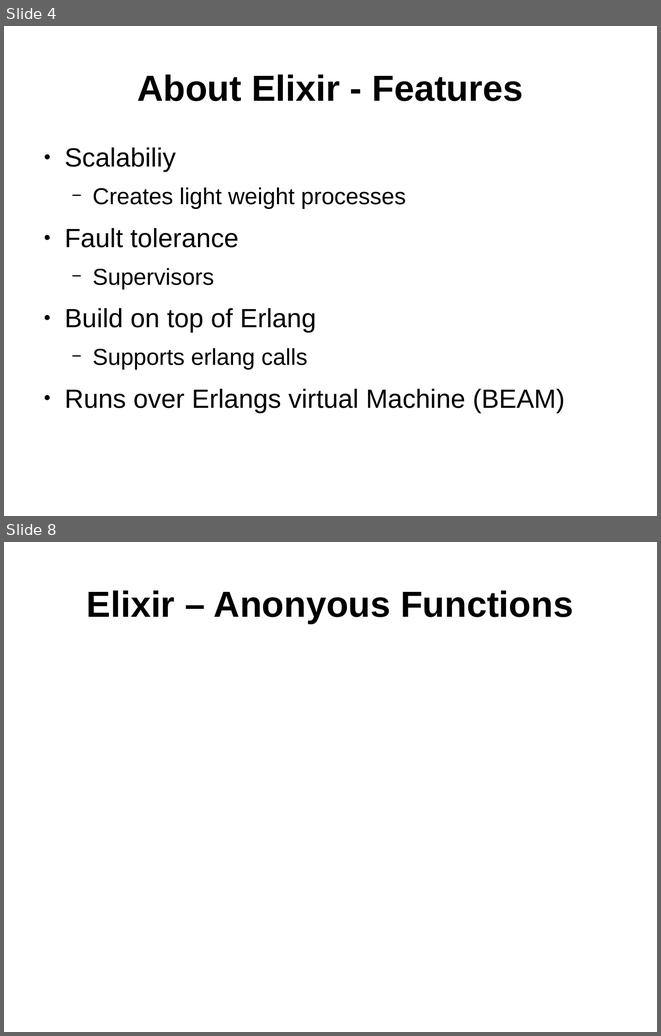
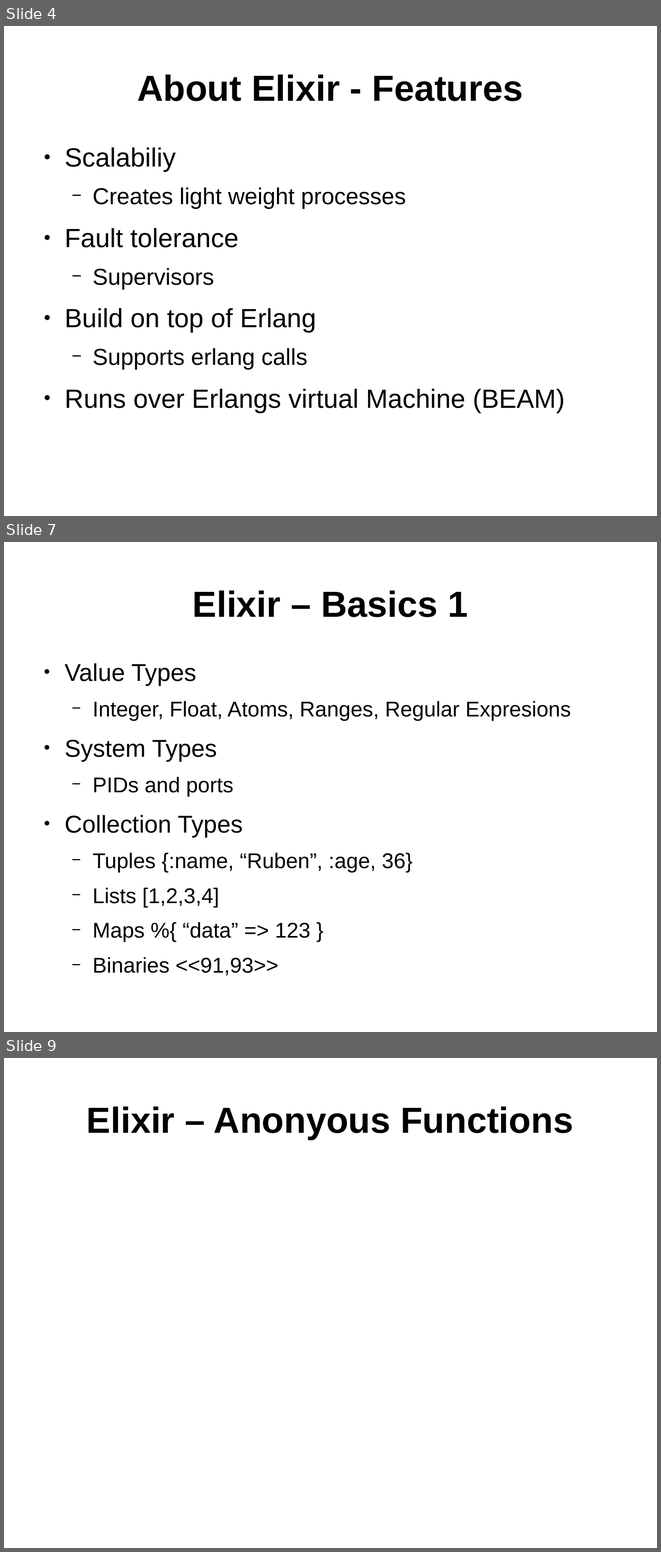
Before and after one commit to ramortegui/talks, a slide deck: elixir-basics.odp. Shown one above the other, each under a label of ours: slides 4 and 8 before the commit, slides 4, 7 and 9 after it; the slides between them are not shown. The pictures are 661x1036 and 661x1552 pixels, drawn with LibreOffice and Linux fonts; fonts in the diff are those of the drawing. Boxes give left, top, right and bottom in pixels: in the first picture for what was removed or moved away, otherwise in the second. Text is boxed around its words. In the diff, an @@ line names an element or a change of style, - is before the commit and + after.

Commit message:
Add Immutability section, and Basics.

```diff
--- a/elixir-basics.odp
+++ b/elixir-basics.odp
@@ slide 7 added at box(4, 542, 657, 1032), background #FFFFFF @@
@@ title added at box(193, 590, 468, 617), 44 pt, text #000000, bold @@
+Elixir – Basics 1
@@ text added at box(64, 663, 571, 975), 25.9 pt, text #000000 @@
+● Value Types
+  − Integer, Float, Atoms, Ranges, Regular Expresions
+● System Types
+  − PIDs and ports
+● Collection Types
+  − Tuples {:name, “Ruben”, :age, 36}
+  − Lists [1,2,3,4]
+  − Maps %{ “data” => 123 }
+  − Binaries <<91,93>>
@@ what was slide 8 is now slide 9 @@
```
Also in this commit, not shown: 2 slides changed, 2 other slides added, 2 slides removed.
